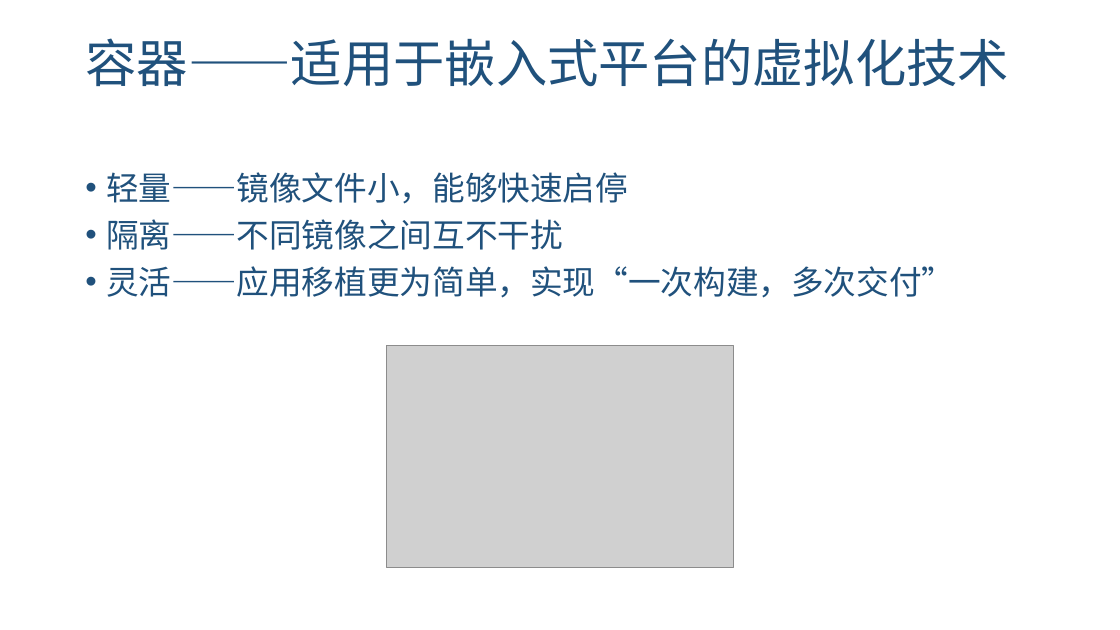
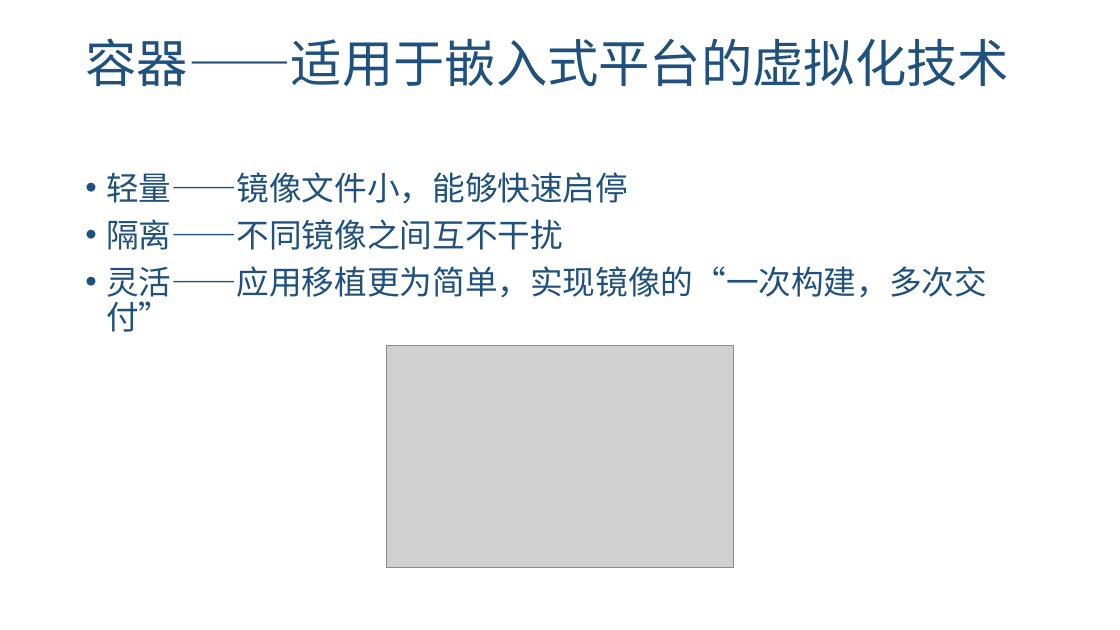
Before and after one commit to kangyifei/intel-minicloud, a slide deck: slide 7 of doc/演示PPT-v1.pptx. Drawn at 1120x630 pixels with LibreOffice and Linux fonts; fonts in the diff are those of the drawing; grey boxes stand for pictures; background and template pictures are left out. Boxes give left, top, right and bottom in pixels: in the first picture for what was removed or moved away, otherwise in the second. Text is boxed around its words. In the diff, an @@ line names an element or a change of style, - is before the commit and + after.

```diff
--- a/doc/演示PPT-v1.pptx
+++ b/doc/演示PPT-v1.pptx
@@ text at (106,266,987,332): text changed @@
-• 灵活——应用移植更为简单，实现“一次构建，多次交付”
+• 灵活——应用移植更为简单，实现镜像的“一次构建，多次交付”
```
Also in this commit, not shown: 3 other slides changed, 6 slides added, 7 slides removed.
